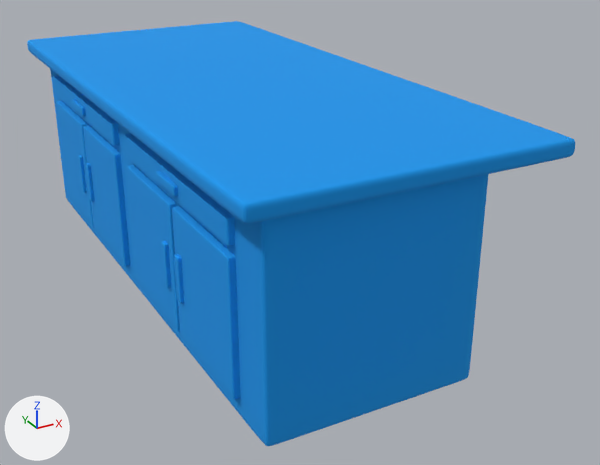
A saved change to the glTF model src/worlds/KIN_ShootAndDrop/assets/models/Counter.glb.
Camera for both pictures: a 50 mm camera at (-4.19, -9.84, 3.97) aimed at (0.86, -0.65, -0.62). The axes (+X, +Y, +Z) are drawn at lower left. The lights are the same throughout. Where no turn or scale is listed for an object, it has been applied to the vertices.

Names of what the first picture shows: 'pCube10_lambert1_0', 'pCube11_lambert1_0', 'pCube12_lambert1_0', 'pCube13_lambert1_0', 'pCube14_lambert1_0', 'pCube1_lambert1_0', 'pCube2_lambert2_0', 'pCube3_lambert1_0', 'pCube4_lambert1_0', 'pCube5_lambert1_0', 'pCube6_lambert1_0', 'pCube7_lambert1_0', 'pCube8_lambert1_0', 'pCube9_lambert1_0'.
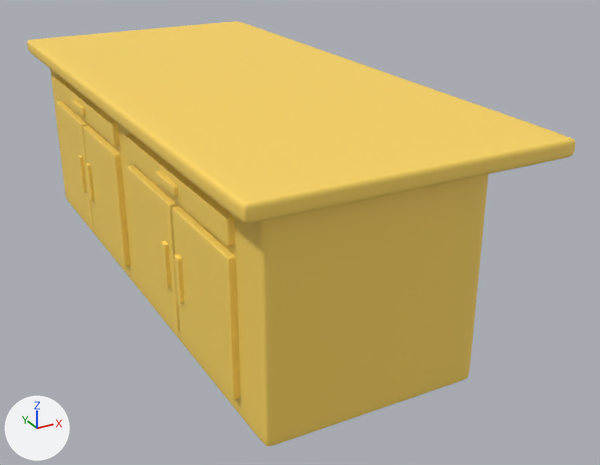
Location of each change, (x1, y1, x2, y2) in pixels of the pictures (600 x 465 px):
'pCube2_lambert2_0', surface changed (blue to yellow)
    both: (27, 21, 575, 224)
'pCube1_lambert1_0', surface changed (blue to yellow)
    both: (50, 69, 488, 446)
'pCube6_lambert1_0', surface changed (blue to yellow)
    both: (172, 206, 240, 399)
'pCube8_lambert1_0', surface changed (blue to yellow)
    both: (127, 165, 180, 331)
'pCube4_lambert1_0', surface changed (blue to yellow)
    both: (83, 125, 130, 266)
'pCube7_lambert1_0', surface changed (blue to yellow)
    both: (124, 133, 235, 246)
'pCube3_lambert1_0', surface changed (blue to yellow)
    both: (56, 101, 94, 227)
'pCube5_lambert1_0', surface changed (blue to yellow)
    both: (53, 76, 120, 145)
'pCube12_lambert1_0', surface changed (blue to yellow)
    both: (174, 254, 184, 303)
'pCube13_lambert1_0', surface changed (blue to yellow)
    both: (161, 241, 171, 288)
'pCube14_lambert1_0', surface changed (blue to yellow)
    both: (156, 171, 178, 196)
'pCube10_lambert1_0', surface changed (blue to yellow)
    both: (86, 163, 94, 201)
'pCube11_lambert1_0', surface changed (blue to yellow)
    both: (78, 155, 87, 192)
'pCube9_lambert1_0', surface changed
    both: (71, 99, 86, 116)

The change, as a list of edits to the scene's bpy script:
```text
Change mat_lambert1:
    remove # nodes: BsdfPrincipled, NormalMap, OutputMaterial, SeparateColor, TexImage x3
    remove # uses the picture img_image_0
    remove # uses the picture img_image_1
    remove # uses the picture img_image_2
    nodes: BsdfPrincipled, OutputMaterial
    colours: yellow #ffd861
Change mat_lambert2:
    remove # nodes: BsdfPrincipled, NormalMap, OutputMaterial, SeparateColor, TexImage x3
    remove # uses the picture img_image_3
    remove # uses the picture img_image_4
    remove # uses the picture img_image_5
    nodes: BsdfPrincipled, OutputMaterial
    colours: yellow #ffd861
```
